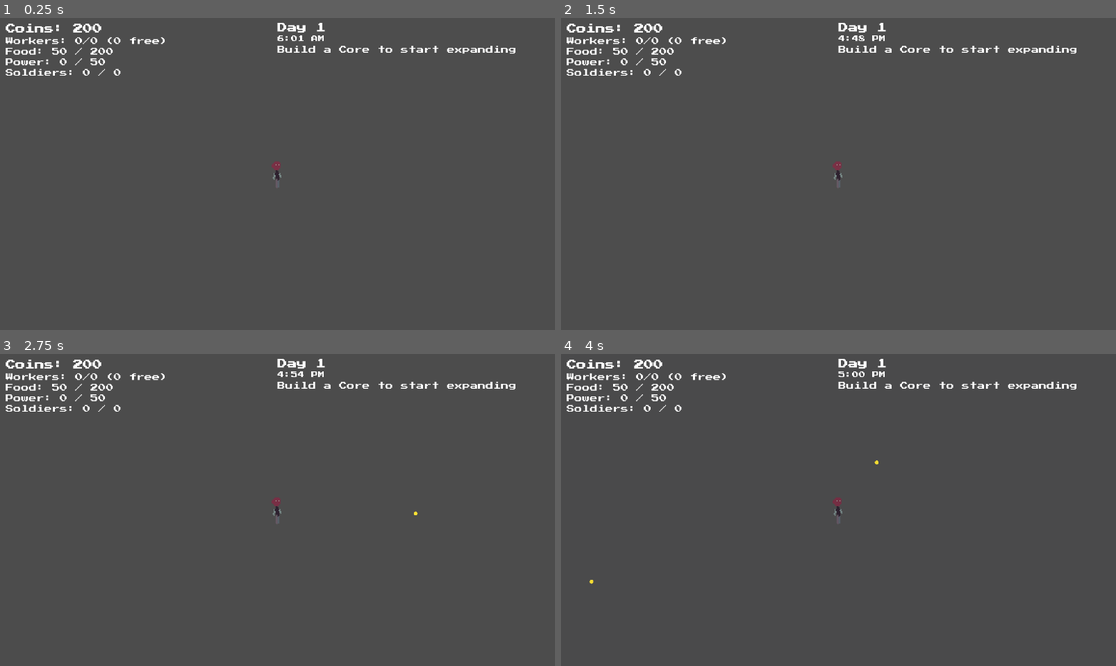
Above: before the commit, frames 1-4 (two rows, left to right).
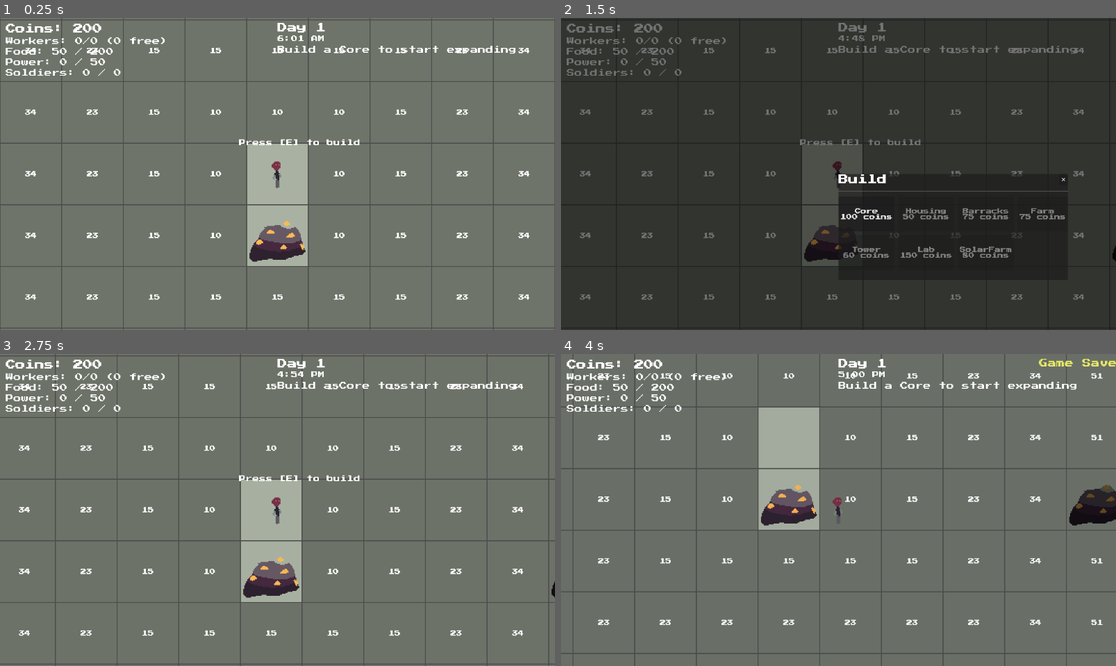
Above: after the commit, the same moments.

Repository: alecray/base-defense-game
Game: Godot game, scene res://scenes/main.tscn
The game is run twice, just before and just after one commit, with the same random seed, the same clock (stepped at 60 frames per second) and the same inputs.
Inputs (mouse positions are in pixels of both pictures, inside the frame that each line leads up to):
- Up to frame 1 (0.25 s): no input
- Up to frame 2 (1.5 s): tap E at 0.5 s; move the mouse to (960, 158) at 0.52 s; hold D 0.53-1.25 s; tap U at 0.6 s; click (960, 158) at 0.67 s; click "Skip to Dusk" at 1.25 s
- Up to frame 3 (2.75 s): click (505, 516) at 2 s, where only the run after the commit has a clickable "✕"
- Up to frame 4 (4 s): tap E at 2.75, 2.85 s; move the mouse to (727, 525) at 2.77 s; hold S 2.78-3.53 s; click (727, 525) at 2.92 s; move the mouse to (894, 441) at 3.52 s; hold D from 3.53 s (still down); tap Z at 3.6 s; click (894, 441) at 3.67 s

The runs differ from the first frame. In frame 1, 95% of the frame differs, in the area x 0-100%, y 0-100%; in frame 2, 97%; in frame 3, 95%; in frame 4, 95%.
Error before the commit: Parse Error: Identifier "edge_world" not declared in the current scope. (res://scripts/tile_grid.gd:494)

Commit message:
Hold right-click to paint walls; block removal of damaged walls with error message
Wall placement now fires on every new edge the cursor crosses while right-click is held, enabling drag-to-build. Damaged walls cannot be removed until repaired — shows a specific error. try_place_wall returns a String error message instead of bool. Adds wall repairing to todo.

Co-Authored-By: Claude Sonnet 4.6 <noreply@anthropic.com>

Diff:
--- a/scripts/player.gd
+++ b/scripts/player.gd
@@ -8,6 +8,7 @@
 @onready var _purchase_prompt: Label = $PurchasePrompt
 
 var _shoot_cooldown: float = 0.0
+var _last_wall_key: String = ""
 
 func _ready() -> void:
 	add_to_group("player")
@@ -15,6 +16,24 @@
 	_purchase_prompt.horizontal_alignment = HORIZONTAL_ALIGNMENT_CENTER
 	_purchase_prompt.add_theme_font_size_override("font_size", 14)
 	_purchase_prompt.position = Vector2(-80.0, -72.0)
+
+func _process(_delta: float) -> void:
+	if not Input.is_mouse_button_pressed(MOUSE_BUTTON_RIGHT):
+		_last_wall_key = ""
+		return
+	var grid: Node = get_tree().get_first_node_in_group("tile_grid")
+	if grid == null:
+		return
+	var world_pos: Vector2 = _world_mouse_position()
+	var edge: Dictionary = grid.call("get_nearest_wall_edge", world_pos) as Dictionary
+	if edge.is_empty():
+		_last_wall_key = ""
+		return
+	var key: String = str(edge.get("key", ""))
+	if key == _last_wall_key:
+		return
+	_last_wall_key = key
+	_try_place_wall(world_pos)
 
 func _physics_process(delta: float) -> void:
 	_shoot_cooldown = maxf(0.0, _shoot_cooldown - delta)
@@ -67,8 +86,6 @@
 		var mb: InputEventMouseButton = event as InputEventMouseButton
 		if mb.pressed and mb.button_index == MOUSE_BUTTON_LEFT and _shoot_cooldown <= 0.0:
 			_shoot(_world_mouse_position())
-		elif mb.pressed and mb.button_index == MOUSE_BUTTON_RIGHT:
-			_try_place_wall(_world_mouse_position())
 		return
 	if not event is InputEventKey:
 		return
@@ -83,8 +100,9 @@
 	var grid: Node = get_tree().get_first_node_in_group("tile_grid")
 	if grid == null:
 		return
-	if not bool(grid.call("try_place_wall", world_pos, global_position)):
-		_show_error("Can't build wall here!")
+	var err: String = str(grid.call("try_place_wall", world_pos, global_position))
+	if not err.is_empty():
+		_show_error(err)
 
 func _shoot(target: Vector2) -> void:
 	_shoot_cooldown = CONSTANTS.PLAYER_SHOOT_COOLDOWN
--- a/scripts/tile_grid.gd
+++ b/scripts/tile_grid.gd
@@ -457,10 +457,10 @@
 				best = {"key": "H,%d,%d" % [tgp.x, tgp.y], "vertical": false, "world_pos": origin + Vector2(ts * 0.5, ts), "gp": tgp}
 	return best
 
-func try_place_wall(world_pos: Vector2, player_pos: Vector2) -> bool:
+func try_place_wall(world_pos: Vector2, player_pos: Vector2) -> String:
 	var edge: Dictionary = get_nearest_wall_edge(world_pos)
 	if edge.is_empty():
-		return false
+		return "No wall edge nearby."
 	var gp_check: Vector2i = edge["gp"] as Vector2i
 	var origin_check: Vector2 = _tile_origin(gp_check)
 	var ts: float = CONSTANTS.TILE_SIZE
@@ -470,32 +470,34 @@
 	else:
 		near_player = Vector2(clampf(player_pos.x, origin_check.x, origin_check.x + ts), origin_check.y + ts)
 	if player_pos.distance_to(near_player) > CONSTANTS.WALL_PLAYER_RANGE:
-		return false
+		return "Too far away."
 	var gp: Vector2i = edge["gp"] as Vector2i
 	var is_vert: bool = edge["vertical"] as bool
 	var neighbor: Vector2i = gp + (Vector2i(1, 0) if is_vert else Vector2i(0, 1))
 	var gp_owned: bool = _tiles.has(gp) and _tiles[gp].unlocked
 	var neighbor_owned: bool = _tiles.has(neighbor) and _tiles[neighbor].unlocked
 	if not gp_owned and not neighbor_owned:
-		return false
+		return "Must be on owned tile."
 	var key: String = edge["key"] as String
 	if _walls.has(key):
 		var wall: Node2D = _walls[key] as Node2D
+		if int(wall.get("_hp")) < CONSTANTS.WALL_MAX_HP:
+			return "Wall is damaged — repair it first."
 		_walls.erase(key)
 		wall.remove_from_group("buildings")
 		GameState.add_coins(CONSTANTS.WALL_COST)
 		var remove_tween: Tween = wall.create_tween()
 		remove_tween.tween_property(wall, "scale", Vector2.ZERO, 0.15)
 		remove_tween.tween_callback(wall.queue_free)
-		return true
+		return ""
 	if not GameState.spend_coins(CONSTANTS.WALL_COST):
-		return false
+		return "Not enough coins!"
 	var instance: Node2D = WALL_SCENE.instantiate() as Node2D
-	instance.position = edge_world
+	instance.position = edge["world_pos"] as Vector2
 	add_child(instance)
 	instance.call("init", edge["vertical"], key)
 	_walls[key] = instance
-	return true
+	return ""
 
 func on_wall_destroyed(edge_key: String) -> void:
 	_walls.erase(edge_key)
Not shown, changed: todo.md
